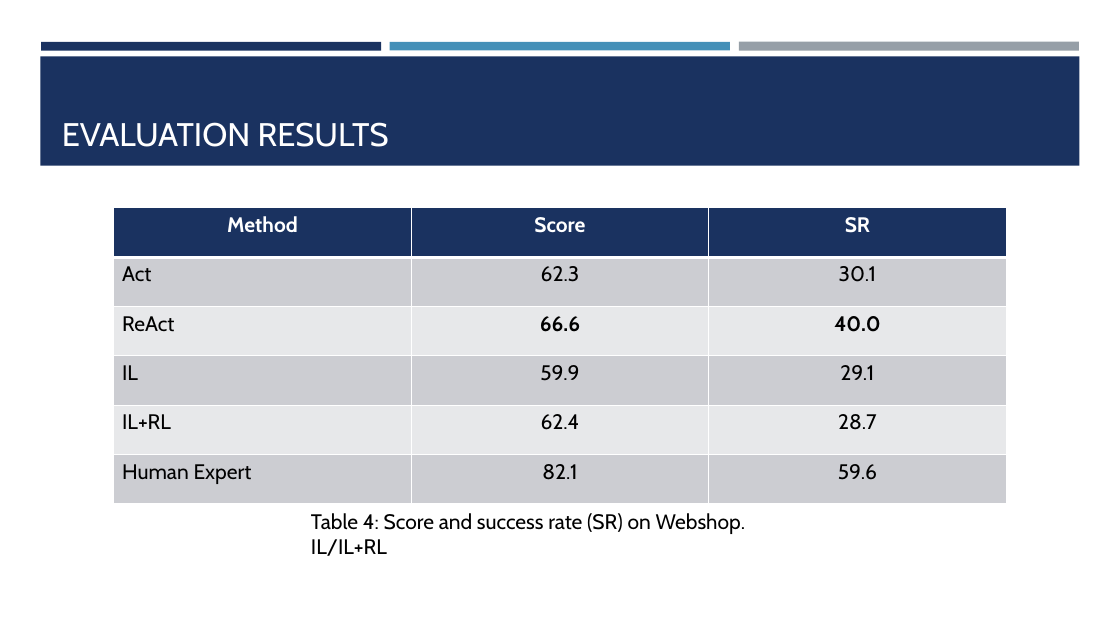
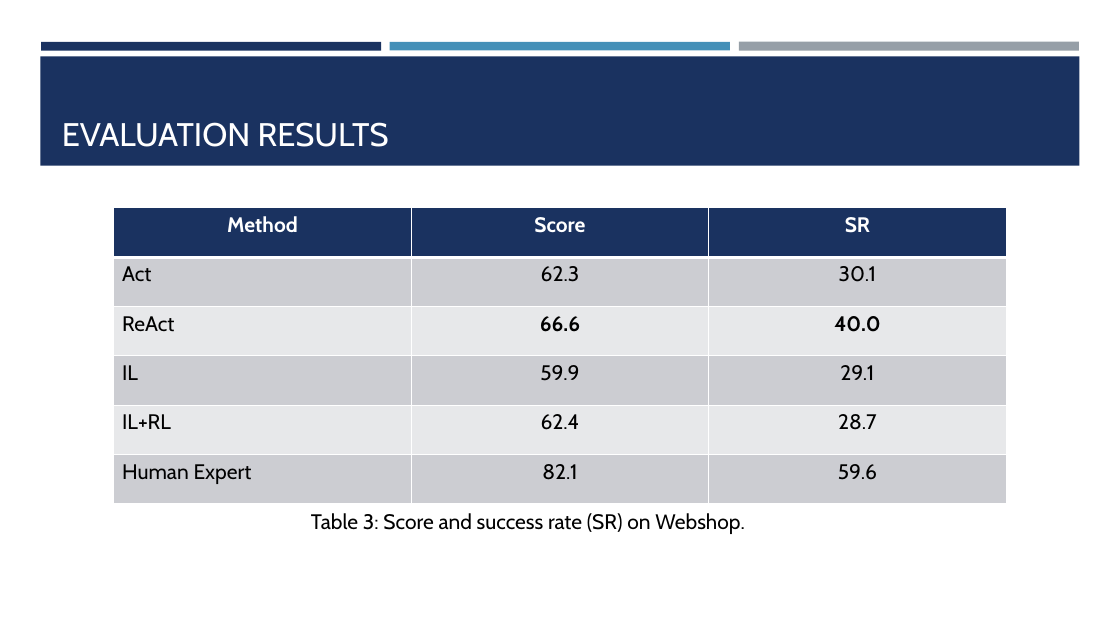
Before and after one commit to Andrei481/RL_Project, a slide deck: slide 16 of Year 1/Sem 1/RTML.pptx (slide 17 before the commit). Drawn at 1120x630 pixels with LibreOffice and Linux fonts; fonts in the diff are those of the drawing. Boxes give left, top, right and bottom in pixels: in the first picture for what was removed or moved away, otherwise in the second. Text is boxed around its words. In the diff, an @@ line names an element or a change of style, - is before the commit and + after.

```diff
--- a/Year 1/Sem 1/RTML.pptx
+++ b/Year 1/Sem 1/RTML.pptx
@@ text at [311, 513, 745, 534]: text changed @@
-Table 4: Score and success rate (SR) on Webshop. IL/IL+RL
+Table 3: Score and success rate (SR) on Webshop.
```
Also in this commit, not shown: 1 other slide changed, 1 slide removed.
